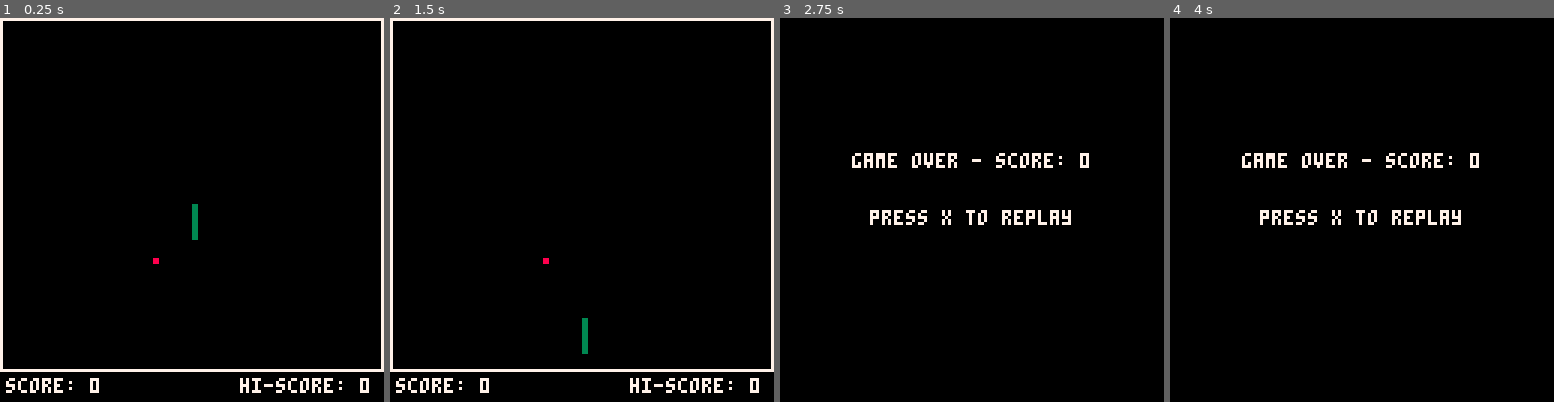
Above: before the commit, frames 1-4 (left to right).
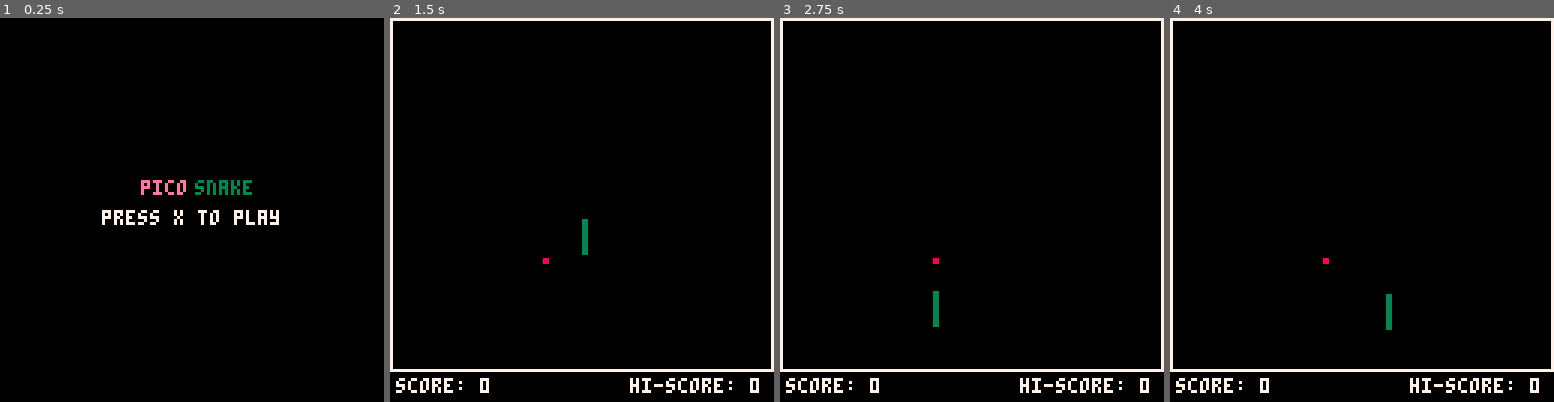
Above: after the commit, the same moments.

Repository: l4nk332/pico_snake
Game: PICO-8 cartridge pico_snake.p8
Two runs of this game, one before a commit and one after it. Both use one fixed random seed, a clock stepped at 60 frames per second and the inputs below.
Inputs:
- Up to frame 1 (0.25 s): no input
- Up to frame 2 (1.5 s): tap X (X key) at 1.07 s
- Up to frame 3 (2.75 s): hold Left 1.97-2.37 s; tap X (X key) at 2.07, 2.4, 2.73 s; hold Down from 2.42 s (still down)
- Up to frame 4 (4 s): release Down at 2.82 s; hold Right 2.87-3.53 s; tap X (X key) at 3.07, 3.4, 3.73 s; hold Up from 3.58 s (still down)

The runs differ from the first frame. In frame 1, 5.3% of the frame differs, in the area x 0-100%, y 0-98%; in frame 2, 0.3%; in frame 3, 5.8%; in frame 4, 5.8%.

Commit message:
Add initial screen for game

Diff:
--- a/pico_snake.p8
+++ b/pico_snake.p8
@@ -4,8 +4,10 @@
 cartdata("ij_snake")
 
 hi_score_p = {8,9,10,11,12}
+just_loaded = true
 
 function init_state()
+  just_loaded = false
   mdir = "d"
   snake={}
   for i=64,54,-1 do add(snake, {64, i}) end
@@ -14,10 +16,6 @@
   score = 0
   hi_score = dget(0) or 0
   music(0)
-end
-
-function _init()
-  init_state()
 end
 
 function rnd_coord()
@@ -81,7 +79,7 @@
     mdir = "u"
   elseif (btn(3) and mdir != "u") then
     mdir = "d"
-  elseif (btn(5) and not is_playing) then
+  elseif (btn(5) and (not is_playing or just_loaded)) then
     init_state()
   end
 end
@@ -183,7 +181,14 @@
 function _draw()
   cls()
 
-  if (is_playing) then
+  if (just_loaded) then
+    local msg_1a = "pico"
+    local msg_1b = "snake"
+    local msg_2 = "press x to play"
+    print(msg_1a, (hcenter(msg_1a) - #msg_1a*2) - 1, 54, 14)
+    print(msg_1b, (hcenter(msg_1b) + #msg_1b*2) + 1, 54, 3)
+    print(msg_2, hcenter(msg_2), 64, 7)
+  elseif (is_playing) then
     rect(0,0,127,117,7)
 
     draw_fruit()
